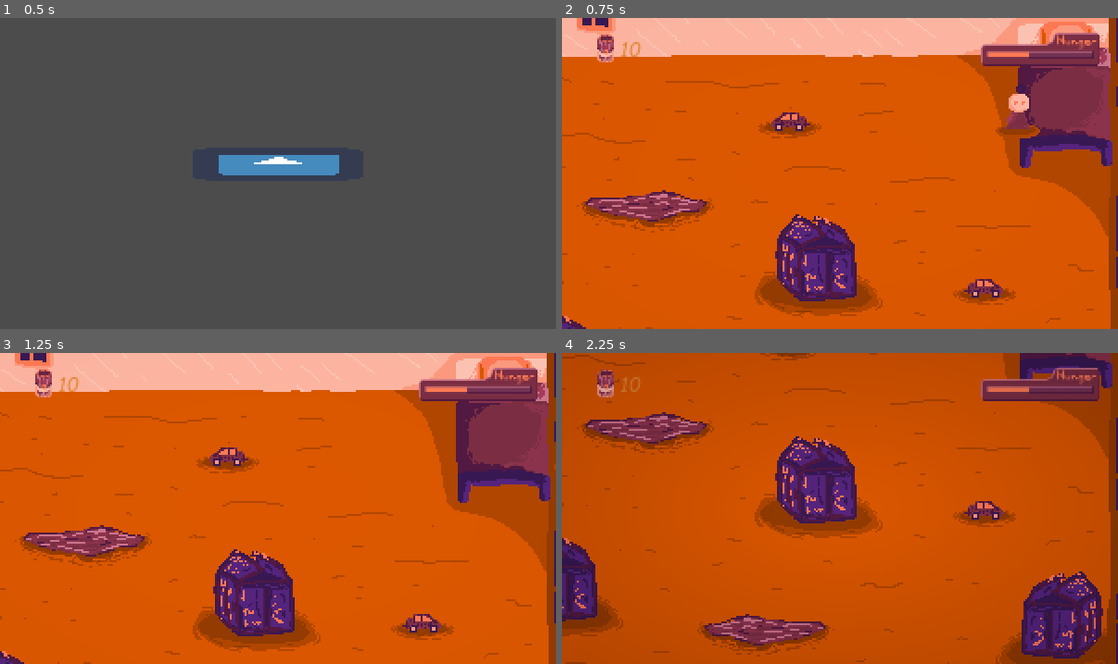
Above: before the commit, frames 1-4 (two rows, left to right).
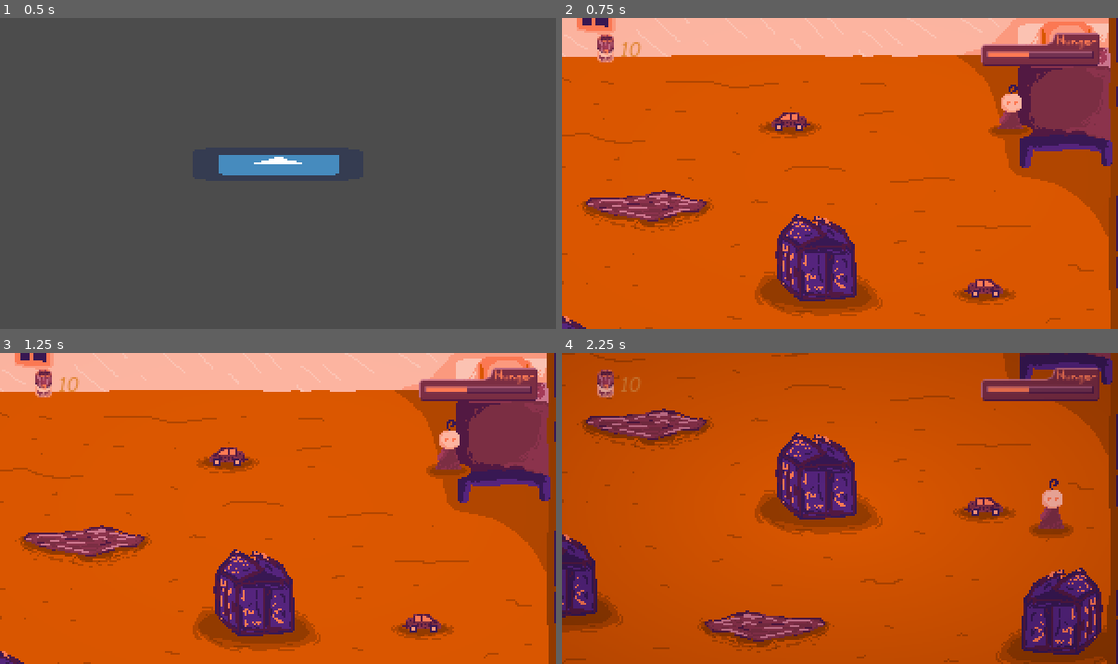
Above: after the commit, the same moments.

Repository: EdBarrancos/Operation_Ai_pain
Game: Godot game, scene res://Scenes/World.tscn
The game is run twice, just before and just after one commit, with the same random seed, the same clock (stepped at 60 frames per second) and the same inputs. The engine's default icon, where the game draws it, is replaced by a stand-in: a white triangle on a blue panel in a dark square.
Inputs:
- Up to frame 1 (0.5 s): no input
- Up to frame 2 (0.75 s): tap Enter (ui_accept) at 0.5 s; hold D (RIGHT) from 0.53 s (still down); tap F (FEED) at 0.6 s
- Up to frame 3 (1.25 s): keep holding D (RIGHT); tap Enter (ui_accept) at 0.77, 0.8, 1.07 s
- Up to frame 4 (2.25 s): release D (RIGHT) at 1.28 s; hold S (DOWN) 1.28-2.03 s; tap Enter (ui_accept) at 1.35, 1.52, 1.82 s; tap F (FEED) at 1.55, 2.1 s; hold D (RIGHT) from 2.03 s (still down)

Frame 1 is identical in both runs. In frame 2, 0.5% of the frame differs, in the area x 76-86%, y 21-39%; in frame 3, 0.7%; in frame 4, 12%, in the area x 0-100%, y 0-100%.
Error after the commit: Invalid call. Nonexistent function 'Init' in base 'Node2D'. (res://Scripts/Room.gd:18)

Commit message:
Create SoupCutscene

Diff:
--- a/OperationAi/Player/Scenes/SoupCutscene.tscn
+++ b/OperationAi/Player/Scenes/SoupCutscene.tscn
@@ -1,13 +1,18 @@
-[gd_scene load_steps=2 format=2]
+[gd_scene load_steps=3 format=2]
 
 [ext_resource path="res://Player/Scripts/SoupCutscene.gd" type="Script" id=1]
+[ext_resource path="res://Scenes/Cutscene/soup1.png" type="Texture" id=2]
 
 [node name="SoupCutscene" type="Node2D"]
 script = ExtResource( 1 )
 
 [node name="Sprite" type="Sprite" parent="."]
+position = Vector2( 150.107, 84.2174 )
+scale = Vector2( 0.374719, 0.37265 )
+texture = ExtResource( 2 )
 
 [node name="Timer" type="Timer" parent="."]
+wait_time = 3.0
 autostart = true
 
 [connection signal="timeout" from="Timer" to="." method="_on_Timer_timeout"]
--- a/OperationAi/Player/Scripts/Player.gd
+++ b/OperationAi/Player/Scripts/Player.gd
@@ -35,4 +35,4 @@
 	move_and_slide(velocity, up)
 
 func FeedMonster(feedValue):
-	get_parent().FeedMonster(feedValue)
+	get_parent().get_parent().FeedMonster(feedValue)
--- a/OperationAi/Player/Scripts/SoupCutscene.gd
+++ b/OperationAi/Player/Scripts/SoupCutscene.gd
@@ -13,17 +13,17 @@
 func _ready():
 	pass
 
-func Init(waitTime, soupPath, dialogue):
-	timer.set_wait_time(waitTime)
-	sprite.set_texture(load(soupPath))
+func Init(soupImage, dialogue):
+	sprite.set_texture(soupImage)
 	dialogueLine = dialogue
 
 
 # Called every frame. 'delta' is the elapsed time since the previous frame.
-#func _process(delta):
-#	pass
+func _process(delta):
+	if Input.is_action_just_pressed("ui_cancel"):
+		get_parent().SwitchToRoom(self, true)
 
 
 func _on_Timer_timeout():
 	print(dialogueLine)
-	get_parent().SwitchToRoom(self)
+	get_parent().SwitchToRoom(self, true)
--- a/OperationAi/Player/Scripts/SoupInventory.gd
+++ b/OperationAi/Player/Scripts/SoupInventory.gd
@@ -42,6 +42,9 @@
 func GetCurrentSoupQuantity():
 	return availableSoups[currentSoup]
 
+func SetCurrentSoupQuantity(value):
+	availableSoups[currentSoup] = value
+
 func SwitchCurrentSoup(newSoup):
 	currentSoup = newSoup
 
--- a/OperationAi/Scenes/Room.tscn
+++ b/OperationAi/Scenes/Room.tscn
@@ -7,6 +7,8 @@
 [ext_resource path="res://Scripts/Room.gd" type="Script" id=5]
 [ext_resource path="res://Scripts/VignetteShader.gd" type="Script" id=6]
 [ext_resource path="res://Scripts/AudioServer.gd" type="Script" id=7]
+[ext_resource path="res://Scenes/Soup.tscn" type="PackedScene" id=8]
+[ext_resource path="res://Scripts/SoupHandler.gd" type="Script" id=9]
 [ext_resource path="res://Scenes/GUI.tscn" type="PackedScene" id=8]
 [ext_resource path="res://Scenes/HungerBar.tscn" type="PackedScene" id=9]
 
@@ -45,8 +47,43 @@
 position = Vector2( -1.0607, 168.045 )
 texture = ExtResource( 2 )
 
-[node name="Player" parent="." instance=ExtResource( 1 )]
+[node name="YSort" type="YSort" parent="."]
+
+[node name="Player" parent="YSort" instance=ExtResource( 1 )]
 position = Vector2( -1.69079, 168.017 )
+
+[node name="Boxes" type="Node2D" parent="YSort"]
+
+[node name="Bed" type="StaticBody2D" parent="YSort/Boxes"]
+
+[node name="Bed" type="CollisionPolygon2D" parent="YSort/Boxes/Bed"]
+polygon = PoolVector2Array( 220.969, 45.4622, 222.856, 119.084, 269.106, 117.668, 269.578, 43.1026 )
+
+[node name="Box" type="StaticBody2D" parent="YSort/Boxes"]
+
+[node name="CollisionPolygon2D" type="CollisionPolygon2D" parent="YSort/Boxes/Box"]
+polygon = PoolVector2Array( 91.4464, 180.538, 101.458, 191.216, 132.159, 189.882, 131.158, 165.855, 105.462, 165.855, 91.4464, 156.511 )
+
+[node name="SoupHandler" type="Node2D" parent="YSort"]
+script = ExtResource( 9 )
+
+[node name="Soup" parent="YSort/SoupHandler" instance=ExtResource( 8 )]
+position = Vector2( -107.799, 61.9175 )
+
+[node name="Soup2" parent="YSort/SoupHandler" instance=ExtResource( 8 )]
+position = Vector2( 248.719, 276.438 )
+
+[node name="Soup3" parent="YSort/SoupHandler" instance=ExtResource( 8 )]
+position = Vector2( -16.8369, 292.401 )
+
+[node name="Soup4" parent="YSort/SoupHandler" instance=ExtResource( 8 )]
+position = Vector2( -253.82, 261.404 )
+
+[node name="Monster" parent="." instance=ExtResource( 4 )]
+initialHunger = 99
+
+[node name="AudioServer" type="Node2D" parent="."]
+script = ExtResource( 7 )
 
 [node name="CanvasLayer" type="CanvasLayer" parent="."]
 
@@ -74,12 +111,10 @@
 script = ExtResource( 6 )
 finalAlpha = 3.0
 
-[node name="Monster" parent="." instance=ExtResource( 4 )]
-initialHunger = 99
-
-[node name="AudioServer" type="Node2D" parent="."]
-script = ExtResource( 7 )
-
+[connection signal="body_entered" from="YSort/SoupHandler/Soup" to="YSort/SoupHandler" method="_on_Soup_body_entered"]
+[connection signal="body_entered" from="YSort/SoupHandler/Soup2" to="YSort/SoupHandler" method="_on_Soup2_body_entered"]
+[connection signal="body_entered" from="YSort/SoupHandler/Soup3" to="YSort/SoupHandler" method="_on_Soup3_body_entered"]
+[connection signal="body_entered" from="YSort/SoupHandler/Soup4" to="YSort/SoupHandler" method="_on_Soup4_body_entered"]
 [connection signal="monster_got_hungrier" from="Monster" to="." method="_on_Monster_monster_got_hungrier"]
 [connection signal="monster_is_full" from="Monster" to="." method="_on_Monster_monster_is_full"]
 [connection signal="monster_is_hungry" from="Monster" to="." method="_on_Monster_monster_is_hungry"]
--- /dev/null
+++ b/OperationAi/Scenes/Soup.tscn
@@ -0,0 +1,14 @@
+[gd_scene load_steps=3 format=2]
+
+[ext_resource path="res://ArtAssets/Soup Counter Icon.png" type="Texture" id=1]
+
+[sub_resource type="RectangleShape2D" id=1]
+extents = Vector2( 10, 15.2078 )
+
+[node name="Soup" type="Area2D"]
+
+[node name="Sprite" type="Sprite" parent="."]
+texture = ExtResource( 1 )
+
+[node name="CollisionShape2D" type="CollisionShape2D" parent="."]
+shape = SubResource( 1 )
--- a/OperationAi/Scripts/MainMenu.gd
+++ b/OperationAi/Scripts/MainMenu.gd
@@ -14,4 +14,4 @@
 # Called every frame. 'delta' is the elapsed time since the previous frame.
 func _process(delta):
 	if Input.is_action_just_pressed("ui_accept"):
-		get_parent().SwitchToRoom(self)
+		get_parent().SwitchToRoom(self, false)
--- a/OperationAi/Scripts/Monster.gd
+++ b/OperationAi/Scripts/Monster.gd
@@ -44,6 +44,9 @@
 	currentHunger = initialHunger
 	decreasesByTime = baseDecreases
 
+func SetHunger(value):
+	currentHunger = value
+
 func DecreaseHunger(value):
 	currentHunger -= value
 
@@ -56,6 +59,9 @@
 func IsStarving():
 	return currentHunger <= minHunger
 
+func GetHunger():
+	return currentHunger
+
 func GetPercentageHunger():
 	return 100 - ((currentHunger*100) / maxHunger)
 
--- a/OperationAi/Scripts/Room.gd
+++ b/OperationAi/Scripts/Room.gd
@@ -1,9 +1,10 @@
 extends Node2D
 
-onready var player = $Player
+onready var player = $YSort/Player
 onready var monster = $Monster
 onready var vignette = $CanvasLayer/VignetteShader
 onready var audioServer = $AudioServer
+onready var soupHandler = $YSort/SoupHandler
 
 
 func FeedMonster(value):
@@ -12,8 +13,14 @@
 	audioServer.SetCurrentEffect(monster.GetQuarterHunger())
 
 
-func Init(playerPos):
+func Init(playerPos, toLoad, playerCurrentInv, hunger):
 	player.global_position = playerPos
+	soupHandler.Init(toLoad)
+	player.playerSoupInventory.SetCurrentSoupQuantity(playerCurrentInv)
+	if hunger:
+		monster.SetHunger(hunger)
+		vignette.SetAlpha(monster.GetPercentageHunger())
+
 
 ########
 #EVENTS#
@@ -23,6 +30,11 @@
 func _ready():
 	vignette.SetAlpha(monster.GetPercentageHunger())
 	audioServer.Init(self, get_parent().musicStream, monster.GetQuarterHunger())
+
+func FoundCan(soupImage, dialogue):
+	player.playerSoupInventory.AddSoup()
+	soupHandler.save_game()
+	get_parent().SwitchToSoupCutscene(self, player.global_position, soupImage, dialogue, player.playerSoupInventory.GetCurrentSoupQuantity(), monster.GetHunger())
 
 
 func _on_Monster_monster_is_full():
--- /dev/null
+++ b/OperationAi/Scripts/SoupHandler.gd
@@ -0,0 +1,99 @@
+extends Node2D
+
+onready var cutsceneImages = [preload("res://Scenes/Cutscene/soup1.png"),
+preload("res://Scenes/Cutscene/soup2.png"),
+preload("res://Scenes/Cutscene/soup3.png"),
+preload("res://Scenes/Cutscene/soup4.png")]
+
+onready var dialogueLines = ["I found one! I don't know if it tastes, but I hope he likes it",
+"Another one! Is it the same as the other? That's weird.",
+"One more! I hope he doesn't mind eating a lot of the same thing...",
+"The last one! That should be enough to feed him! I'll take these to him under the bed..."]
+
+onready var soups = [$Soup, $Soup2, $Soup3, $Soup4]
+onready var lock = true
+onready var currentFound = 0
+onready var availableSoups = [true, true, true, true]
+
+
+# Called when the node enters the scene tree for the first time.
+func _ready():
+	lock = true
+
+func Init(toLoad):
+	if toLoad:
+		load_game()
+	lock = false
+
+func UpdateSoups():
+	print("UPDATING")
+	var j = 0
+	for i in range(availableSoups.size()):
+		if not availableSoups[i]:
+			remove_child(get_children()[j])
+			soups[i].queue_free()
+			j -= 1
+		j += 1
+	lock = false
+
+func _on_Soup2_body_entered(body):
+	if not lock:
+		if availableSoups[1]:
+			availableSoups[1] = false
+			currentFound += 1
+			get_parent().get_parent().FoundCan(cutsceneImages[currentFound-1], dialogueLines[currentFound-1])
+
+func _on_Soup_body_entered(body):
+	if not lock:
+		if availableSoups[0]:
+			print(lock)
+			print(availableSoups[0])
+			availableSoups[0] = false
+			currentFound += 1
+			get_parent().get_parent().FoundCan(cutsceneImages[currentFound-1], dialogueLines[currentFound-1])
+
+
+func _on_Soup3_body_entered(body):
+	if not lock:
+		if availableSoups[2]:
+			availableSoups[2] = false
+			currentFound += 1
+			get_parent().get_parent().FoundCan(cutsceneImages[currentFound-1], dialogueLines[currentFound-1])
+
+
+func _on_Soup4_body_entered(body):
+	if not lock:
+		if availableSoups[3]:
+			availableSoups[3] = false
+			currentFound += 1
+			get_parent().get_parent().FoundCan(cutsceneImages[currentFound-1], dialogueLines[currentFound-1])
+
+func save_dict():
+	var save_dict = {
+		"currentFound": currentFound,
+		"availableSoups": availableSoups
+	}
+	return save_dict
+
+func save_game():
+	print("SAVING")
+	var save_game = File.new()
+	save_game.open("user://soupHandler.save", File.WRITE)
+	save_game.store_line(to_json(save_dict()))
+	save_game.close()
+
+func load_game():
+	var save_game = File.new()
+	if not save_game.file_exists("user://soupHandler.save"): return
+	save_game.open("user://soupHandler.save", File.READ)
+
+	var variable_data = parse_json(save_game.get_line())
+
+	for i in variable_data.keys():
+		print(variable_data[i])
+		self.set(i, variable_data[i])
+
+	print(availableSoups)
+
+	save_game.close()
+	UpdateSoups()
--- a/OperationAi/Scripts/WorldManager.gd
+++ b/OperationAi/Scripts/WorldManager.gd
@@ -9,6 +9,9 @@
 onready var musicStream = $GameMusicLoop
 onready var audioServer = $AudioServer
 onready var playerPosition = Vector2(200, 90)
+onready var currentFound = 0
+onready var playerCurrentInv = 0
+onready var currentHunger = false
 
 # Called when the node enters the scene tree for the first time.
 func _ready():
@@ -33,12 +36,15 @@
 #SPECIFIC SCENE CHANGES#
 ########################
 
-func SwitchToSoupCutscene(currentScene, playerPos):
-	SwitchScene(currentScene, roomScene)
+func SwitchToSoupCutscene(currentScene, playerPos, soupImage, dialogue, playerCurrentInv_, currentHunger_):
+	SwitchScene(currentScene, soupCutsceneScene).Init(soupImage, dialogue)
 	playerPosition = playerPos
+	currentFound += 1
+	playerCurrentInv = playerCurrentInv_
+	currentHunger = currentHunger_
 
-func SwitchToRoom(currentScene):
-	SwitchScene(currentScene, roomScene).Init(playerPosition)
+func SwitchToRoom(currentScene, toLoad=false):
+	SwitchScene(currentScene, roomScene).Init(playerPosition, toLoad, playerCurrentInv, currentHunger)
 
 func SwitchToMainMenu(currentScene):
 	audioServer.ResetEffects()
Binary file added: OperationAi/ArtAssets/Soup Counter Icon.png
Not shown, added: OperationAi/ArtAssets/Soup Counter Icon.png.import
Not shown: 2 places in OperationAi/Player/Scenes/Player.tscn that only renumber resources
Binary file added: OperationAi/Scenes/Cutscene/soup1.png
Not shown, added: OperationAi/Scenes/Cutscene/soup1.png.import
Binary file added: OperationAi/Scenes/Cutscene/soup2.png
Not shown, added: OperationAi/Scenes/Cutscene/soup2.png.import
Binary file added: OperationAi/Scenes/Cutscene/soup3.png
Not shown, added: OperationAi/Scenes/Cutscene/soup3.png.import
Binary file added: OperationAi/Scenes/Cutscene/soup4.png
Not shown, added: OperationAi/Scenes/Cutscene/soup4.png.import
